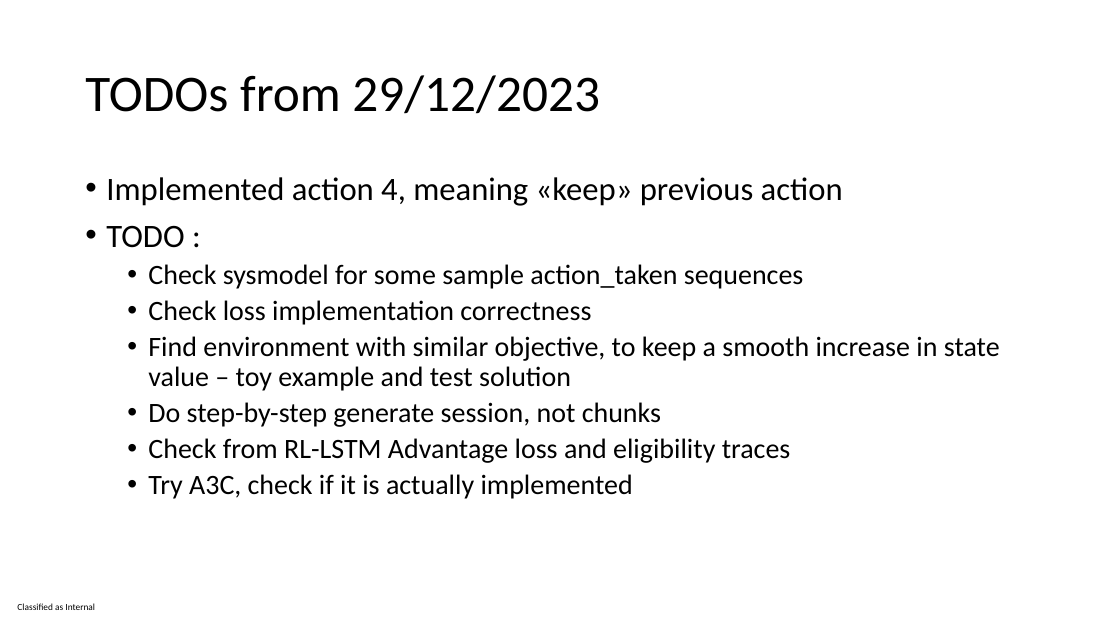
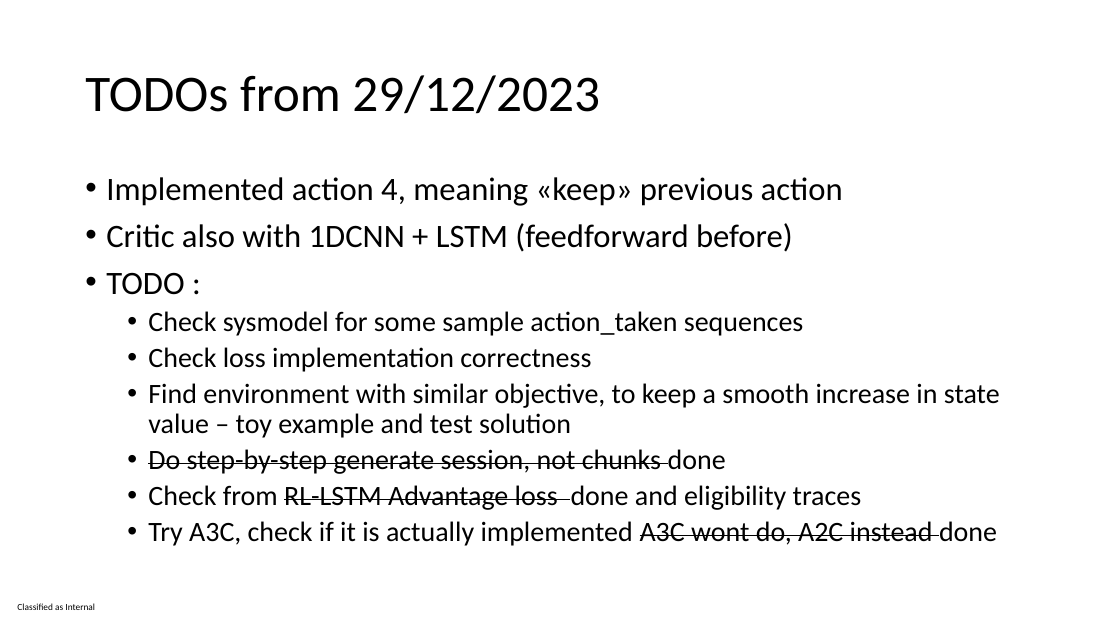
Before and after one commit to ImolaFodor/offline-rl-thesis, a slide deck: slide 15 of thesis proposal planning pre-heat.pptx. Drawn at 1120x630 pixels with LibreOffice and Linux fonts; fonts in the diff are those of the drawing. Boxes give left, top, right and bottom in pixels: in the first picture for what was removed or moved away, otherwise in the second. Text is boxed around its words. In the diff, an @@ line names an element or a change of style, - is before the commit and + after.

```diff
--- a/thesis proposal planning pre-heat.pptx
+++ b/thesis proposal planning pre-heat.pptx
@@ text at [106,223,793,252]: paragraph added @@
+• Critic also with 1DCNN + LSTM (feedforward before)
@@ text at [148,449,997,546]: text changed @@
-  • Do step-by-step generate session, not chunks
-  • Check from RL-LSTM Advantage loss and eligibility traces
-  • Try A3C, check if it is actually implemented
+  • Do step-by-step generate session, not chunks done
+  • Check from RL-LSTM Advantage loss done and eligibility traces
+  • Try A3C, check if it is actually implemented A3C wont do, A2C instead done
```
Also in this commit, not shown: 4 slides added.
